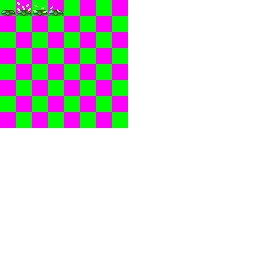
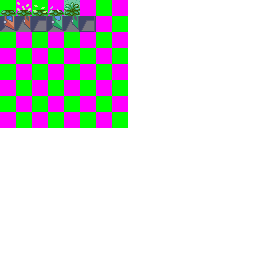
Layered file, before and after one edit (w=256, h=256). Changes by layer:
painted on "Layer" over (x1=0, y1=0, x2=96, y2=32)
